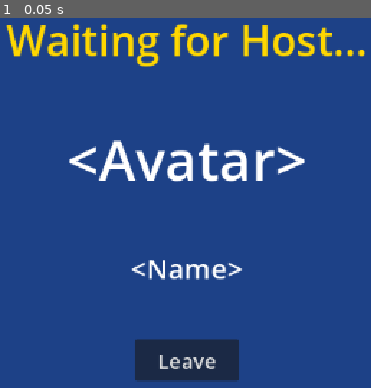
Above: before the commit, frame 1.
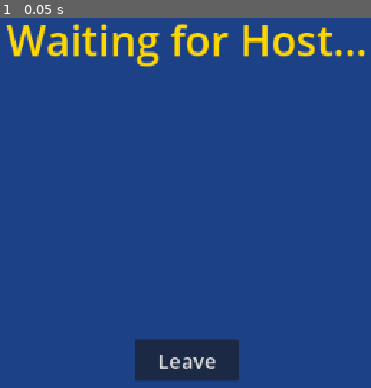
Above: after the commit, the same moment.

Repository: ttxit/lift-trivia
Game: Godot game, scene res://scenes/player_waiting.tscn
Same seed, same stepped clock (60 frames per second), same inputs: the game is played once before the commit and once after it. This scene is started directly instead of the project's main scene.
Inputs:
- Up to frame 1 (0.05 s): no input

The runs differ from the first frame. In frame 1, 3.3% of the frame differs, in the area x 18-83%, y 32-71%.

Commit message:
Fix fit-to-screen for player join  and player waiting scene

Diff:
--- a/scenes/player_join.tscn
+++ b/scenes/player_join.tscn
@@ -25,9 +25,8 @@
 anchors_preset = 15
 anchor_right = 1.0
 anchor_bottom = 1.0
-offset_left = 2.0
 offset_right = 1152.0
-offset_bottom = 647.0
+offset_bottom = 648.0
 grow_horizontal = 2
 grow_vertical = 2
 color = Color(0.11372549, 0.25490198, 0.5294118, 1)
@@ -37,9 +36,8 @@
 anchors_preset = 15
 anchor_right = 1.0
 anchor_bottom = 1.0
-offset_left = -3.0
-offset_right = 1153.0
-offset_bottom = 647.0
+offset_right = 1152.0
+offset_bottom = 648.0
 grow_horizontal = 2
 grow_vertical = 2
 theme_override_constants/separation = 30
--- a/scenes/player_waiting.tscn
+++ b/scenes/player_waiting.tscn
@@ -22,9 +22,8 @@
 anchors_preset = 15
 anchor_right = 1.0
 anchor_bottom = 1.0
-offset_left = -1.0
-offset_right = 1154.0
-offset_bottom = 651.0
+offset_right = 1152.0
+offset_bottom = 648.0
 grow_horizontal = 2
 grow_vertical = 2
 color = Color(0.11372549, 0.25490198, 0.5294118, 1)
@@ -34,9 +33,8 @@
 anchors_preset = 15
 anchor_right = 1.0
 anchor_bottom = 1.0
-offset_left = 3.0
-offset_right = 1149.0
-offset_bottom = 646.0
+offset_right = 1152.0
+offset_bottom = 648.0
 grow_horizontal = 2
 grow_vertical = 2
 theme_override_constants/separation = 75
--- a/scripts/player_data.gd
+++ b/scripts/player_data.gd
@@ -2,34 +2,34 @@
 
 # accessible from anywhere in the project as "PlayerData"
 
-# var player_name: String = ""
-# var avatar: String = ""
-# var room_code: String = ""
+var player_name: String = ""
+var avatar: String = ""
+var room_code: String = ""
 
-class Player:
-	var player_name: String = ""
-	var avatar: String = ""
-	var points: int = 0
+#class Player:
+#	var player_name: String = ""
+#	var avatar: String = ""
+#	var points: int = 0
 
-	func _init(p_name: String, p_avatar: String) -> void:
-		player_name = p_name
-		avatar = p_avatar
+#	func _init(p_name: String, p_avatar: String) -> void:
+#		player_name = p_name
+#		avatar = p_avatar
 
-	func add_points(amount: int) -> void:
-		points += amount
+#	func add_points(amount: int) -> void:
+#		points += amount
 
-    # readable string summary of the player's current state
-	func to_string() -> String:
-		return player_name + " (" + avatar + "): " + str(points) + " pts"
+	# readable string summary of the player's current state
+#	func to_string() -> String:
+#		return player_name + " (" + avatar + "): " + str(points) + " pts"
 
 # player object for local device's player
-var current_player: Player = null
+#var current_player: Player = null
 
-var room_code: String = ""
+#var room_code: String = ""
 
 # creates a new Player object and assigns it to current_player, called when player clicks "Join"
-func create_player(p_name: String, p_avatar: String) -> void:
-	current_player = Player.new(p_name, p_avatar)
+#func create_player(p_name: String, p_avatar: String) -> void:
+#	current_player = Player.new(p_name, p_avatar)
 
 # for leaderboard sorting, returns a new array of players sorted by points (highest first)
 #func get_sorted_players(players: Array) -> Array:
--- a/scripts/player_join.gd
+++ b/scripts/player_join.gd
@@ -6,7 +6,12 @@
 	var room_code = $VBoxContainer/VBoxContainer/room_code/LineEdit.text.strip_edges()
 	var player_name = $VBoxContainer/VBoxContainer/player_name/LineEdit.text.strip_edges()
 
-	PlayerData.create_player(player_name, selected_avatar)
+	# for class implementation, replace lines 13-15 with:
+	# PlayerData.create_player(player_name, selected_avatar)
+	# PlayerData.room_code = room_code
+
+	PlayerData.player_name = player_name
+	PlayerData.avatar = selected_avatar
 	PlayerData.room_code = room_code
 
 	SceneManager.change_view("res://scenes/player_waiting.tscn")
--- a/scripts/player_waiting.gd
+++ b/scripts/player_waiting.gd
@@ -1,19 +1,24 @@
 extends Control
 
 func _ready() -> void:
+	$VBoxContainer/AvatarDisplay.text = PlayerData.avatar
+	$VBoxContainer/NameDisplay.text = PlayerData.player_name
+
+	#for class implementation:
 	# check that current_player exists before trying to read from it
 	# avoid crash if the scene is opened without going through player join
-	if PlayerData.current_player == null:
-		print("No player data found")
-		return
+	#if PlayerData.current_player == null:
+	#	print("No player data found")
+	#	return
 
 	# display the player's avatar and name
-	$VBoxContainer/AvatarDisplay.text = PlayerData.current_player.avatar
-	$VBoxContainer/NameDisplay.text = PlayerData.current_player.player_name
+	#$VBoxContainer/AvatarDisplay.text = PlayerData.current_player.avatar
+	#$VBoxContainer/NameDisplay.text = PlayerData.current_player.player_name
 
 func _on_leave_pressed() -> void:
+	# for class implementation:
 	# clear the player data
-	PlayerData.current_player = null
-	PlayerData.room_code = ""
+	#PlayerData.current_player = null
+	#PlayerData.room_code = ""
 
 	SceneManager.change_view("res://scenes/main_menu.tscn")
